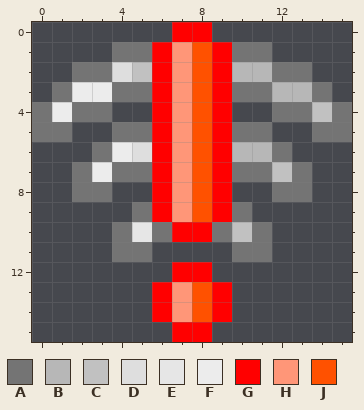
Edited in one commit: pixel-art sprite (public/assets/icons/offline-red.png). The first picture shows the starting point.
The file is 16x16 pixels. Colours within 5 levels of each other are drawn and written as one.
Palette (. is transparent): A #747474  B #b7b7b7  C #c1c1c1  D #dedede  E #e6e6e6  F #ececec  G #ff0000  H #ff9678  J #ff5100
Pixels before, first column x 0:
 0 .......GG.......
 1 ....AAGHJGAA....
 2 ..AADCGHJGBBAA..
 3 .AFFAAGHJGAABBA.
 4 AFAA..GHJG..AACA
 5 AA..AAGHJGAA..AA
 6 ...AFDGHJGBBA...
 7 ..AFAAGHJGAACA..
 8 ..AA..GHJG..AA..
 9 .....AGHJGA.....
10 ....AEAGGACA....
11 ....AA....AA....
12 .......GG.......
13 ......GHJG......
14 ......GHJG......
15 .......GG.......
The result:
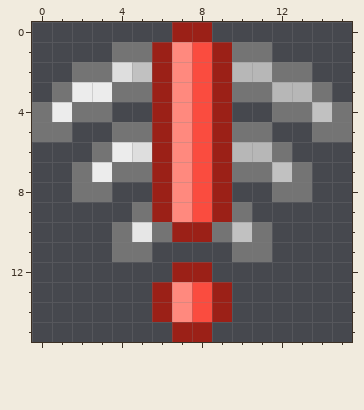
Author's note on the commit: feat(board header): add yellow offline icon for loading online status, red icon for offline status
From old to new:
Colour G changes from #ff0000 to #9b2017.
Colour H changes from #ff9678 to #ff897e.
Colour J changes from #ff5100 to #fa4c3f.
